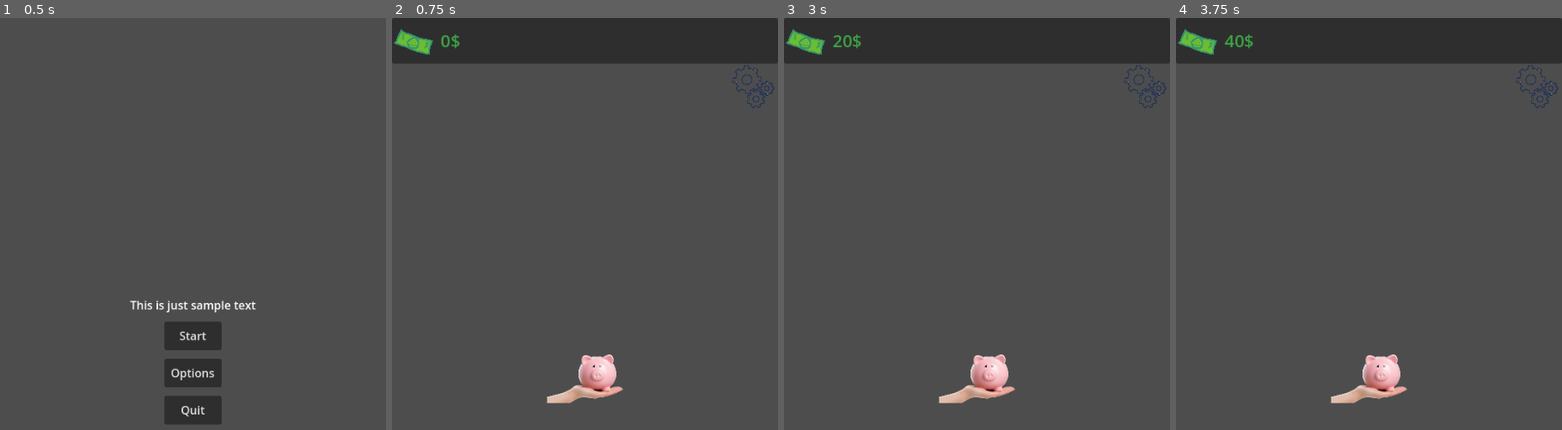
Above: before the commit, frames 1-4 (left to right).
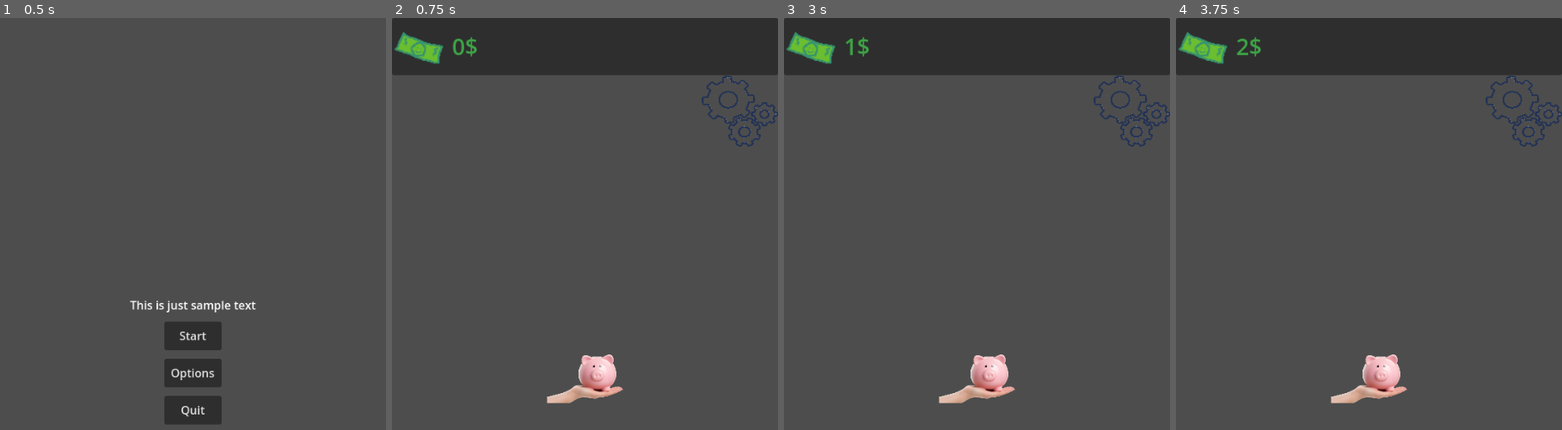
Above: after the commit, the same moments.

Repository: digitalpotato96/Clicker_Game
Game: Godot game, scene res://Scenes/main_menu.tscn
Two runs of this game, one before a commit and one after it. Both use one fixed random seed, a clock stepped at 60 frames per second and the inputs below.
Inputs (mouse positions are in pixels of both pictures, inside the frame that each line leads up to; where the layout moved, square brackets give the same spot in the first picture):
- Up to frame 1 (0.5 s): no input
- Up to frame 2 (0.75 s): click "Start" at 0.5 s
- Up to frame 3 (3 s): click (1131, 112) [1146, 88] at 1.25 s; click "Start" at 2 s; click (977, 364) at 2.75 s
- Up to frame 4 (3.75 s): click (1369, 364) at 3.5 s

Frame 1 is identical in both runs. In frame 2, 3.8% of the frame differs, in the area x 0-100%, y 2-32%; in frame 3, 3.8%; in frame 4, 3.8%.

Commit message:
Changed some values :/
Just changed a couple anchor point on the GUI and reset the CPS for testing purposes.

Diff:
--- a/Scenes/Main_UI.tscn
+++ b/Scenes/Main_UI.tscn
@@ -34,7 +34,9 @@
 layout_mode = 2
 
 [node name="TextureRect" type="TextureRect" parent="New_counter/HBoxContainer"]
+custom_minimum_size = Vector2(80, 80)
 layout_mode = 2
+size_flags_horizontal = 4
 texture = ExtResource("3_wk3fd")
 
 [node name="RichTextLabel" type="RichTextLabel" parent="New_counter/HBoxContainer"]
@@ -42,7 +44,7 @@
 size_flags_horizontal = 3
 theme_override_colors/default_color = Color(0.243137, 0.643137, 0.27451, 1)
 theme_override_colors/font_selected_color = Color(0.243387, 0.641238, 0.274796, 1)
-theme_override_font_sizes/normal_font_size = 24
+theme_override_font_sizes/normal_font_size = 32
 text = "Place holder"
 vertical_alignment = 1
 
@@ -51,13 +53,12 @@
 [node name="pause menu" type="TextureButton" parent="."]
 texture_filter = 1
 anchors_preset = -1
-anchor_left = 0.881
-anchor_right = 0.991
-anchor_bottom = 0.131
-offset_left = 0.259979
-offset_top = 66.0
-offset_right = -0.140015
-offset_bottom = 0.23999
+anchor_left = 0.802
+anchor_right = 1.0
+anchor_bottom = 0.187
+offset_left = -0.0800171
+offset_top = 81.0
+offset_bottom = 0.479996
 texture_normal = ExtResource("4_w0gnm")
 ignore_texture_size = true
 stretch_mode = 0
--- a/Scenes/main_menu.tscn
+++ b/Scenes/main_menu.tscn
@@ -26,7 +26,6 @@
 text = "This is just sample text"
 fit_content = true
 horizontal_alignment = 1
-vertical_alignment = 1
 
 [node name="Start" type="Button" parent="Control/VBoxContainer"]
 custom_minimum_size = Vector2(80, 40)
--- a/Scripts/Globals.gd
+++ b/Scripts/Globals.gd
@@ -1,7 +1,7 @@
 extends Node
 
 var cash :int = 0
-var CPS :int = 20
+var CPS :int = 1
 
 #scenes
 
